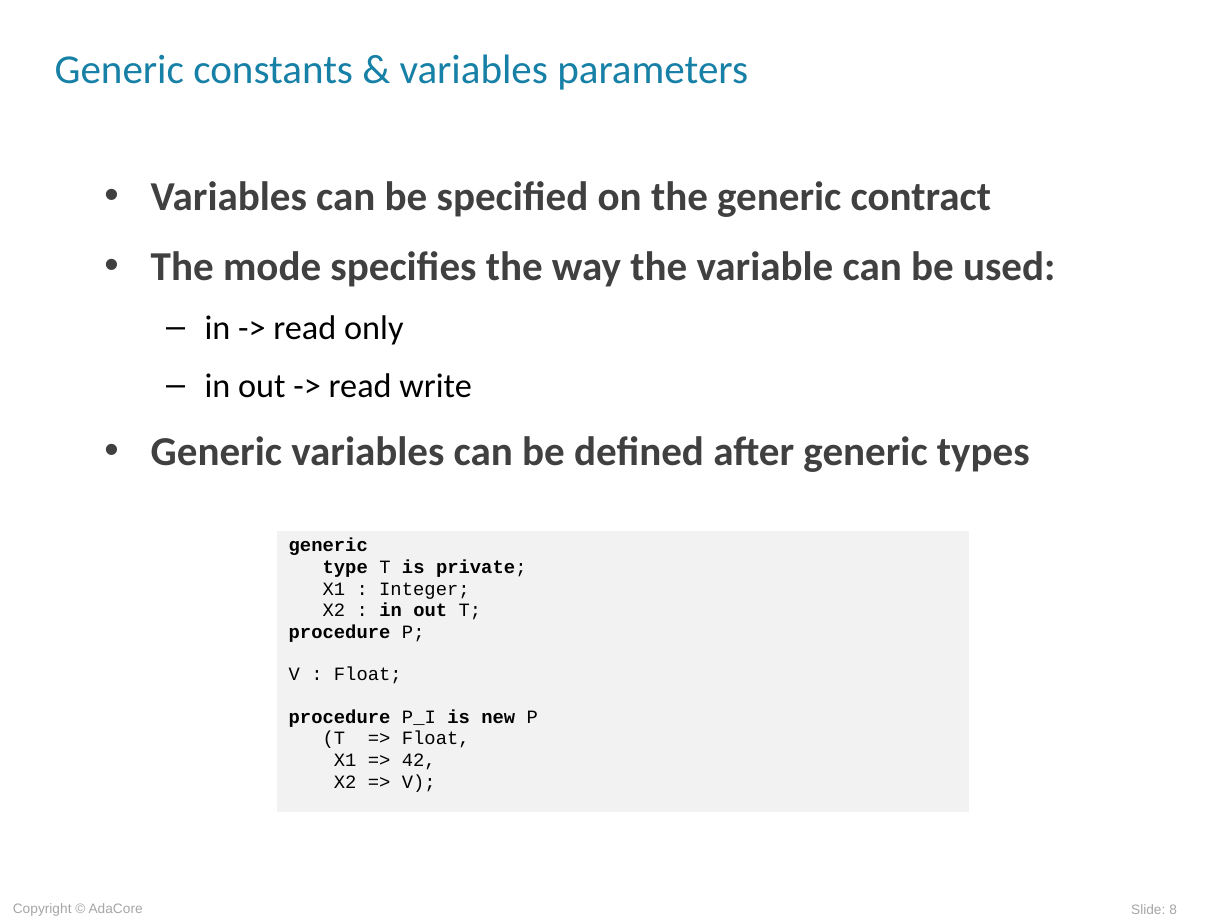
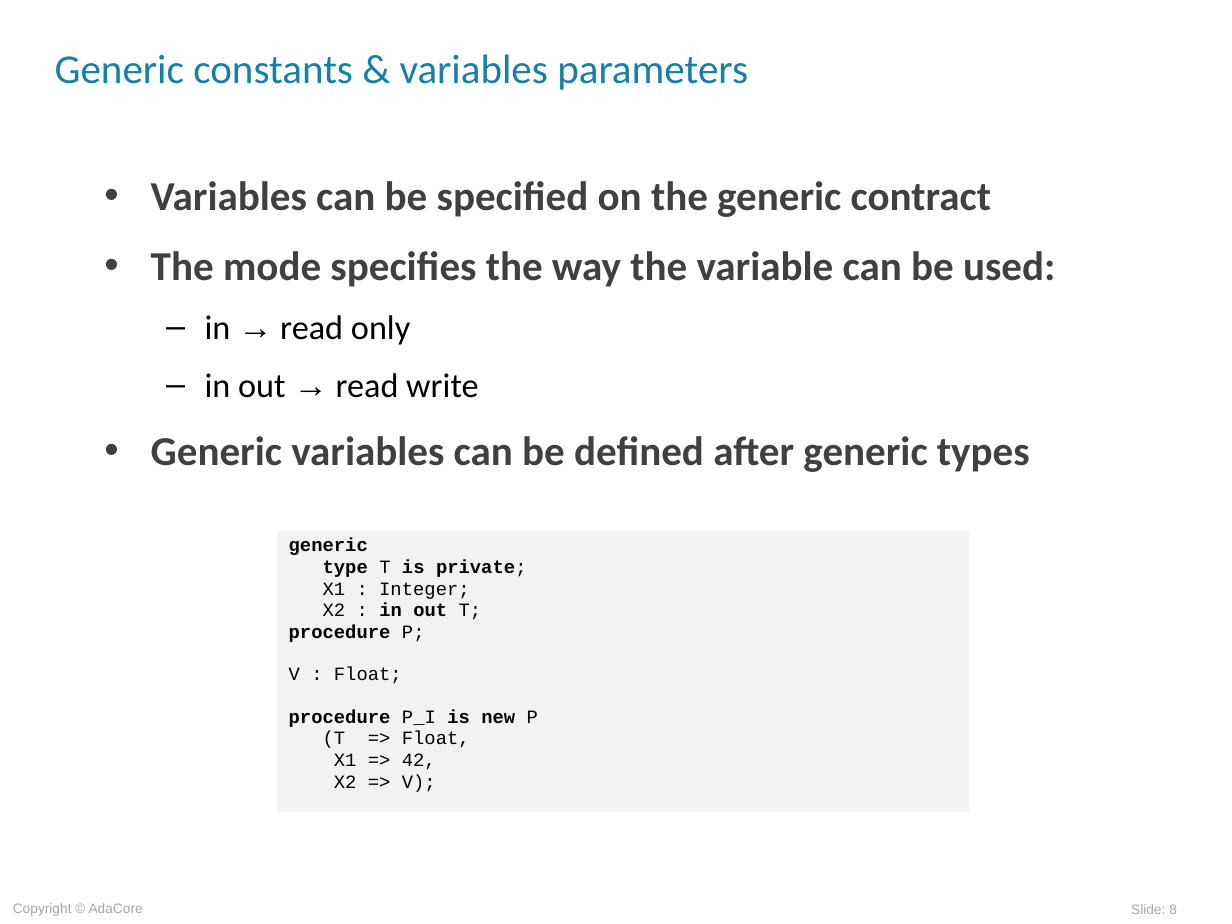
Before and after one commit to AdaCoreU/Courses, a slide deck: slide 8 of lectures/03_Programming_in_the_Large/05_Genericity/slides/Genericity.ppt. Drawn at 1232x924 pixels with LibreOffice and Linux fonts; fonts in the diff are those of the drawing; background and template pictures are left out. Boxes give left, top, right and bottom in pixels: in the first picture for what was removed or moved away, otherwise in the second. Text is boxed around its words. In the diff, an @@ line names an element or a change of style, - is before the commit and + after.

```diff
--- a/lectures/03_Programming_in_the_Large/05_Genericity/slides/Genericity.ppt
+++ b/lectures/03_Programming_in_the_Large/05_Genericity/slides/Genericity.ppt
@@ text at [205,315,478,398]: text changed @@
-  – in -> read only
-  – in out -> read write
+  – in → read only
+  – in out → read write
```
Also in this commit, not shown: 1 other slide changed, 5 other files.
